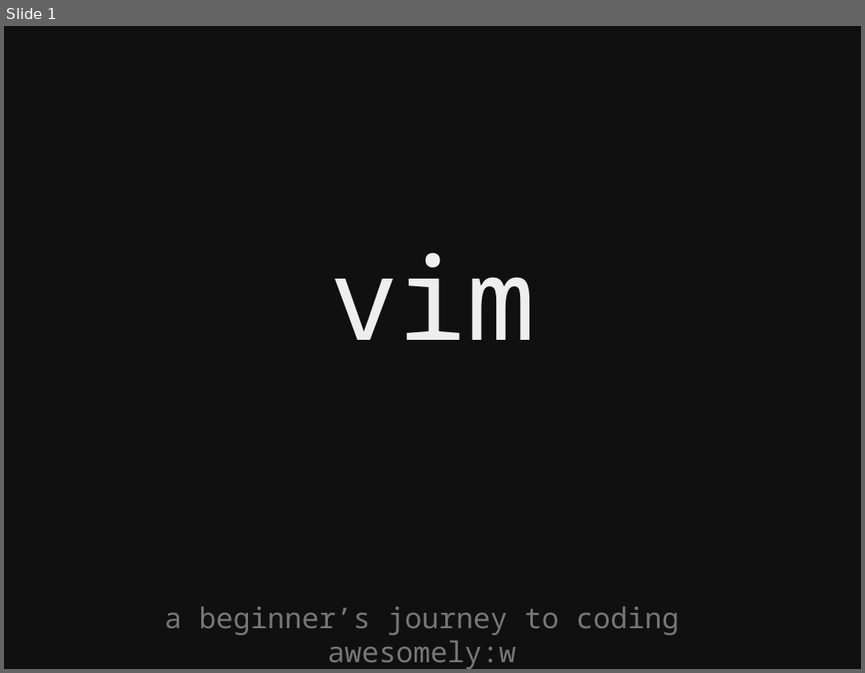
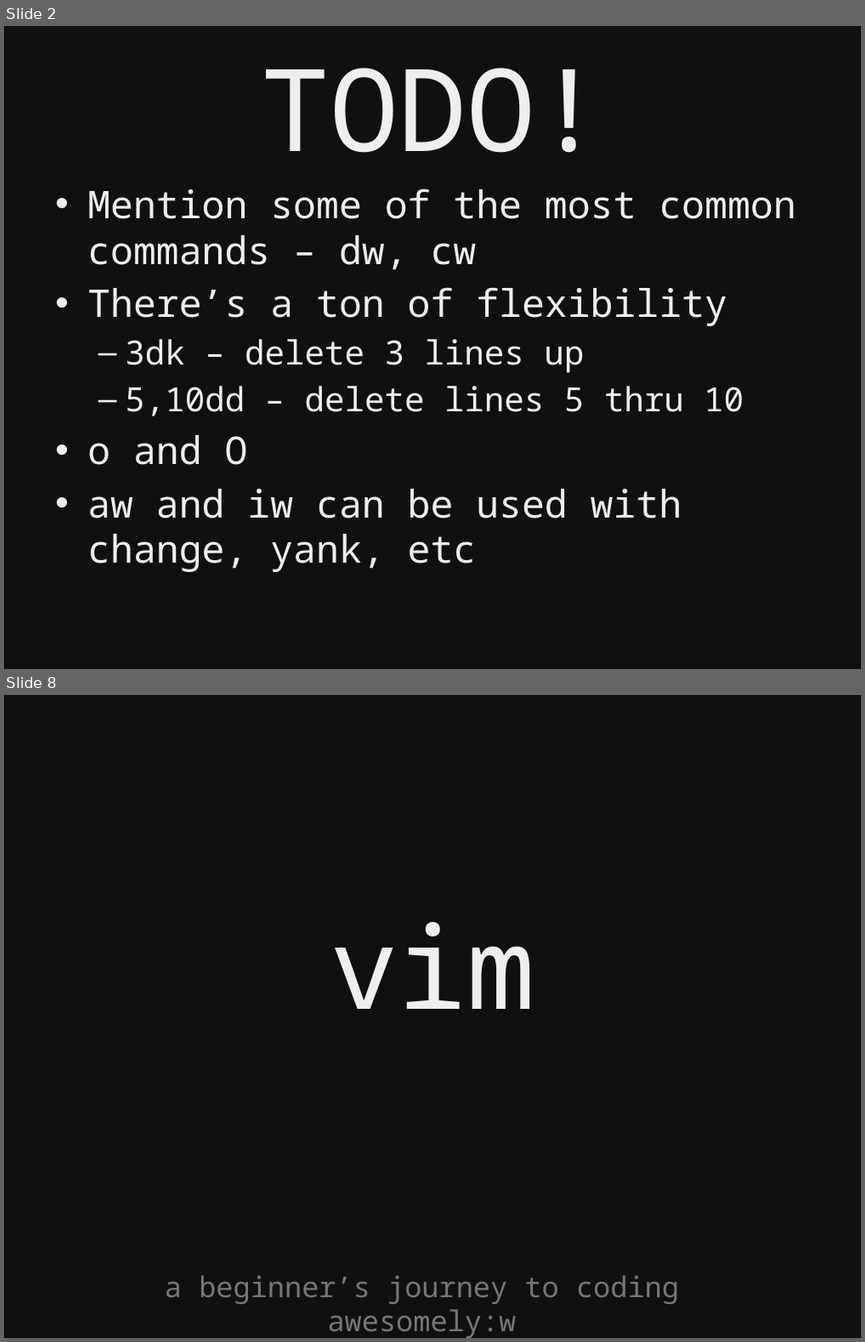
Before and after one commit to kyletolle/talks, a slide deck: beginning_vim-04.17.2012.pptx. Shown one above the other, each under a label of ours: slide 1 before the commit, slides 2 and 8 after it; the slides between them are not shown. The pictures are 865x673 and 865x1342 pixels, drawn with LibreOffice and Linux fonts; fonts in the diff are those of the drawing. Boxes give left, top, right and bottom in pixels: in the first picture for what was removed or moved away, otherwise in the second. Text is boxed around its words. In the diff, an @@ line names an element or a change of style, - is before the commit and + after.

```diff
--- a/beginning_vim-04.17.2012.pptx
+++ b/beginning_vim-04.17.2012.pptx
@@ slide 2 added at (4, 26, 861, 669), background #101010 @@
@@ title added at (261, 68, 603, 153), 96 pt, text #EEEEEE @@
+TODO!
@@ text added at (87, 188, 795, 572), 32 pt, text #EEEEEE @@
+• Mention some of the most common commands – dw, cw
+• There’s a ton of flexibility
+  – 3dk – delete 3 lines up
+  – 5,10dd – delete lines 5 thru 10
+• o and O
+• aw and iw can be used with change, yank, etc
@@ what was slide 1 is now slide 8 @@
```
Also in this commit, not shown: 6 other slides added.
